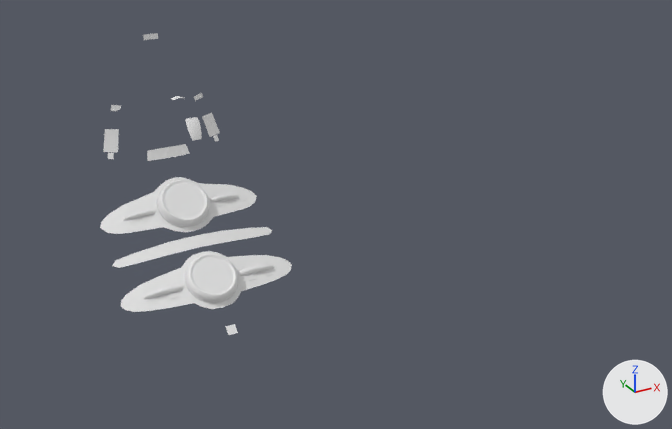
The OBJ model Bugatti Veyron extra part/interrior_console_textured.obj, before and after one commit.
Both versions are drawn from a 50 mm lens placed at (-13.4, -64.5, -9.9), pointed at (7.2, -27.0, -28.7). Arrows for +X, +Y and +Z are at lower right; the lights stay in place. Where no turn or scale is listed for an object, it has been applied to the vertices. Vertices at the same position are counted once.

In view in the first picture: 'Kit3_Interior_Geo_lodA.074'.
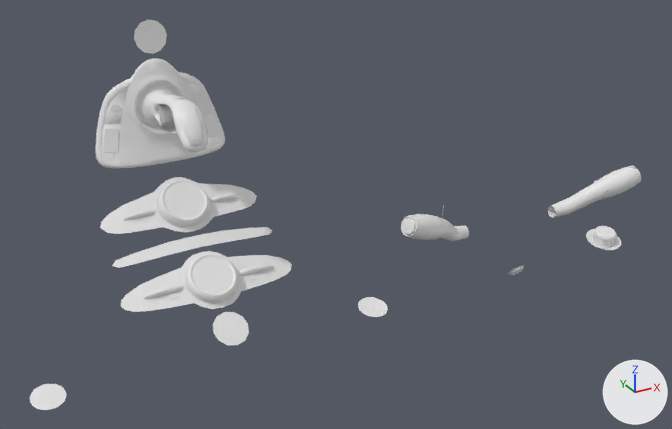
Where the change shows, as pixel boxes (x1, y1, x2, y2) in the pictures (672 x 429 px):
```json
{"object": "Kit3_Interior_Geo_lodA.074", "change": "reshaped", "before": [100, 33, 292, 335], "after": [30, 19, 641, 410], "on screen": "217% wider, 29% taller"}
{"part": 1, "of": "me_kit3_interior_geo_loda_074", "change": "deleted", "before": [225, 324, 238, 335]}
{"part": 2, "of": "me_kit3_interior_geo_loda_074", "change": "deleted", "before": [143, 33, 158, 40]}
{"part": 3, "of": "me_kit3_interior_geo_loda_074", "change": "added", "after": [508, 165, 641, 275]}
{"part": 4, "of": "me_kit3_interior_geo_loda_074", "change": "added", "after": [95, 19, 225, 168]}
{"part": 5, "of": "me_kit3_interior_geo_loda_074", "change": "added", "after": [358, 213, 469, 317]}
{"part": 6, "of": "me_kit3_interior_geo_loda_074", "change": "added", "after": [30, 384, 66, 410]}
{"part": 7, "of": "me_kit3_interior_geo_loda_074", "change": "added", "after": [213, 312, 249, 345]}
```

Scene script edits in JSON lines:
```json
{"block": "me_kit3_interior_geo_loda_074", "where": "# used by ob_kit3_interior_geo_loda_074; location = (0.0, 0.0, 0.0)"}
{"op": "remove", "block": "me_kit3_interior_geo_loda_074", "code": "me_kit3_interior_geo_loda_074.from_pydata(...)  # 1130 vertices, 1772 faces; spans x -4.25..4.25, y -30.57..-22.03, z -31.63..-19.77"}
{"op": "add", "block": "me_kit3_interior_geo_loda_074", "code": "me_kit3_interior_geo_loda_074.from_pydata(...)  # 3096 vertices, 5282 faces; spans x -8.82..24.56, y -31.86..-21.92, z -36.46..-19.1"}
{"block": "me_kit3_interior_geo_loda_074", "change": "me_kit3_interior_geo_loda_074 part 1: the loose piece of 4 vertices spanning x -0.21..0.25, y -30.57..-30.23, z -31.63..-31.35 is deleted"}
{"block": "me_kit3_interior_geo_loda_074", "change": "me_kit3_interior_geo_loda_074 part 2: the loose piece of 4 vertices spanning x -0.35..0.36, y -22.07..-22.03, z -20.02..-19.77 is deleted"}
{"block": "me_kit3_interior_geo_loda_074", "change": "me_kit3_interior_geo_loda_074 part 3: 919 vertices added at x 18.78..24.56, y -31.82..-24.7, z -36.46..-27.54"}
{"block": "me_kit3_interior_geo_loda_074", "change": "me_kit3_interior_geo_loda_074 part 4: 536 vertices added at x -3.28..3.28, y -27.57..-21.92, z -25.75..-19.1"}
{"block": "me_kit3_interior_geo_loda_074", "change": "me_kit3_interior_geo_loda_074 part 5: 486 vertices added at x 7.31..13.13, y -31.86..-28.61, z -33.19..-27.44"}
{"block": "me_kit3_interior_geo_loda_074", "change": "me_kit3_interior_geo_loda_074 part 6: 21 vertices added at x -8.82..-7.31, y -30.09..-28.63, z -33.19..-32.83"}
{"block": "me_kit3_interior_geo_loda_074", "change": "me_kit3_interior_geo_loda_074 part 7: 12 vertices added at x -0.82..0.86, y -30.98..-29.66, z -32.0..-30.94"}
```
